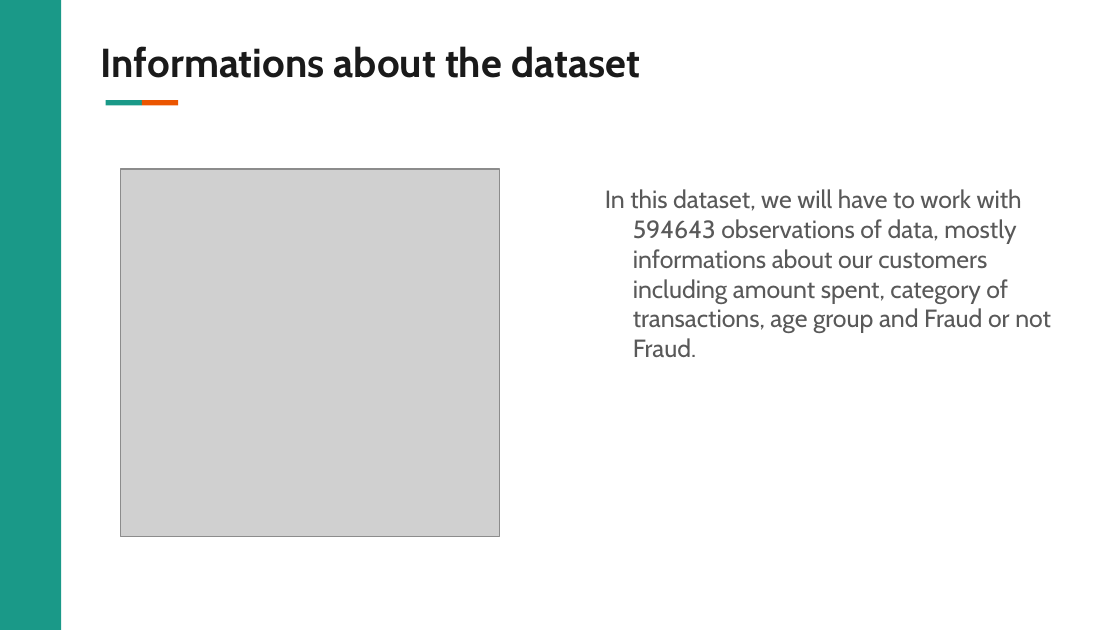
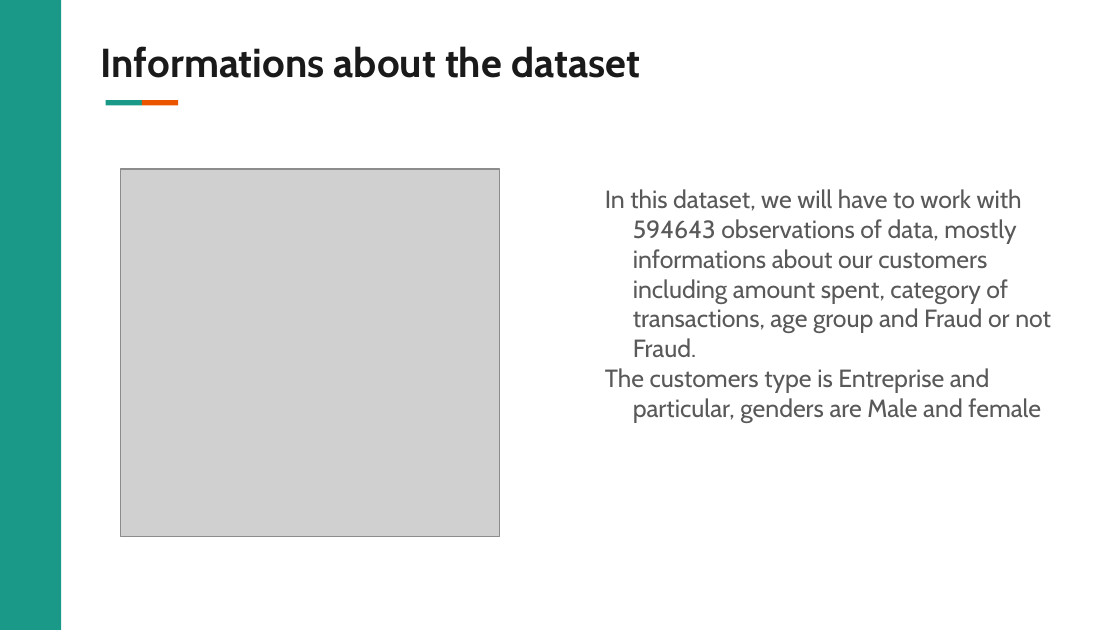
Before and after one commit to VIP509/Business-Intelligence-Project, a slide deck: slide 6 of BI Project Presentation .pptx. Drawn at 1120x630 pixels with LibreOffice and Linux fonts; fonts in the diff are those of the drawing; grey boxes stand for pictures; background and template pictures are left out. Boxes give left, top, right and bottom in pixels: in the first picture for what was removed or moved away, otherwise in the second. Text is boxed around its words. In the diff, an @@ line names an element or a change of style, - is before the commit and + after.

```diff
--- a/BI Project Presentation .pptx
+++ b/BI Project Presentation .pptx
@@ text at [605, 368, 1041, 422]: paragraph added @@
+The customers type is Entreprise and particular, genders are Male and female
```
Also in this commit, not shown: 8 other slides changed, 1 other file.
